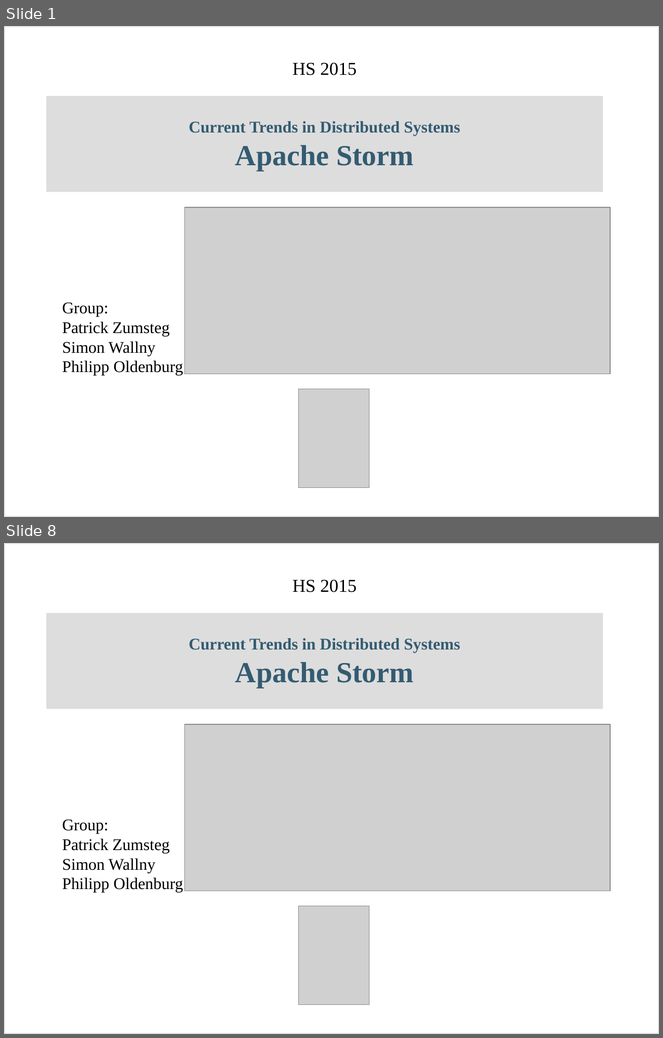
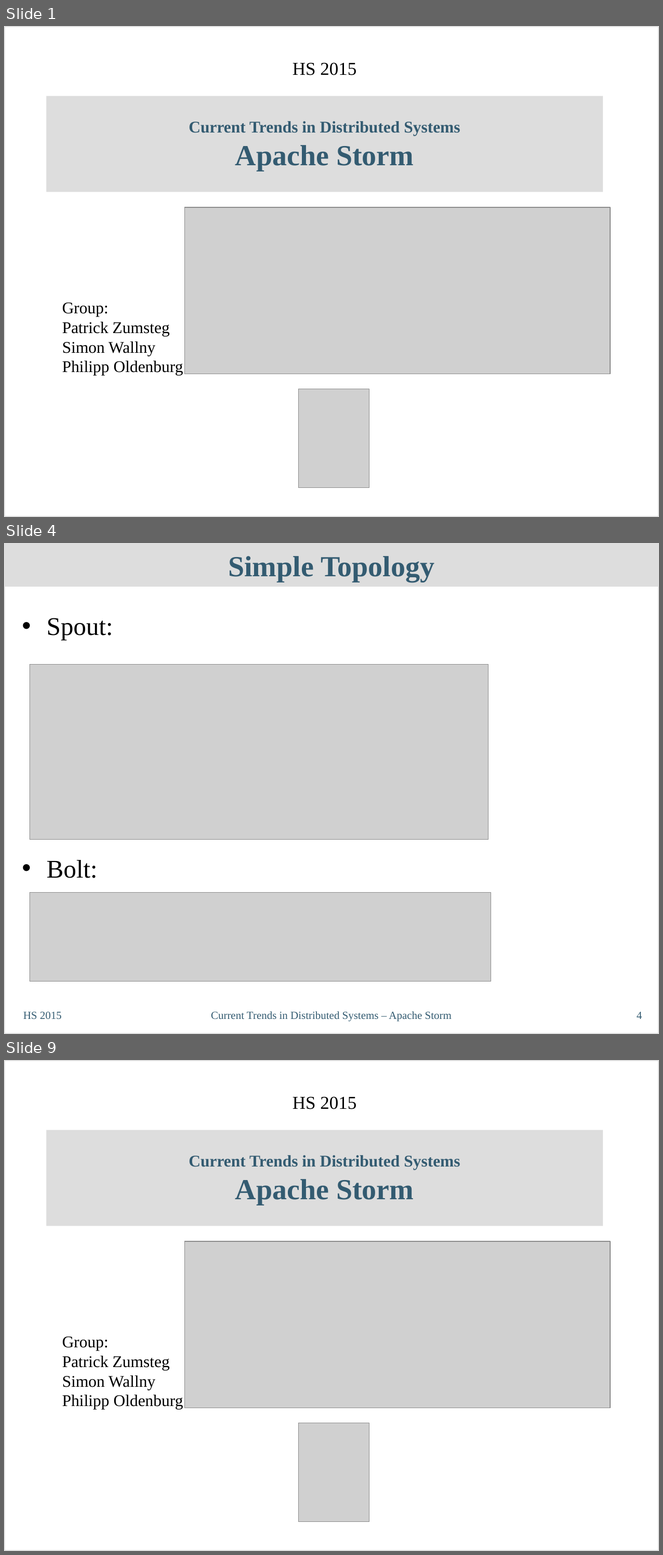
Before and after one commit to philipp-oldenburg/ctds-storm, a slide deck: Storm-Referat/CT-Präsentation - Philipp.odp. Shown one above the other, each under a label of ours: slides 1 and 8 before the commit, slides 1, 4 and 9 after it; the slides between them are not shown. The pictures are 663x1038 and 663x1555 pixels, drawn with LibreOffice and Linux fonts; fonts in the diff are those of the drawing; grey boxes stand for pictures. Boxes give left, top, right and bottom in pixels: in the first picture for what was removed or moved away, otherwise in the second. Text is boxed around its words. In the diff, an @@ line names an element or a change of style, - is before the commit and + after.

```diff
--- a/Storm-Referat/CT-Präsentation - Philipp.odp
+++ b/Storm-Referat/CT-Präsentation - Philipp.odp
@@ slide 4 added at [4, 543, 659, 1034], background #FFFFFF; not listed: 1 template element that a slide beside it also shows @@
@@ title added at [4, 543, 659, 587], fill #DDDDDD, 32 pt, text #335B71, bold @@
+Simple Topology
@@ text added at [47, 618, 113, 878], 28 pt, text #000000 @@
+• Spout:
+• Bolt:
@@ picture added at [29, 664, 488, 840] @@
@@ picture added at [29, 893, 491, 981] @@
@@ text added at [23, 1012, 62, 1019], 12 pt, text #335B71 @@
+HS 2015
@@ text added at [211, 1012, 452, 1022], 12 pt, text #335B71 @@
+Current Trends in Distributed Systems – Apache Storm
@@ page number added at [637, 1012, 642, 1019], 12 pt, text #335B71 @@
+4
@@ what was slide 8 is now slide 9 @@
```
Also in this commit, not shown: 6 slides changed.
